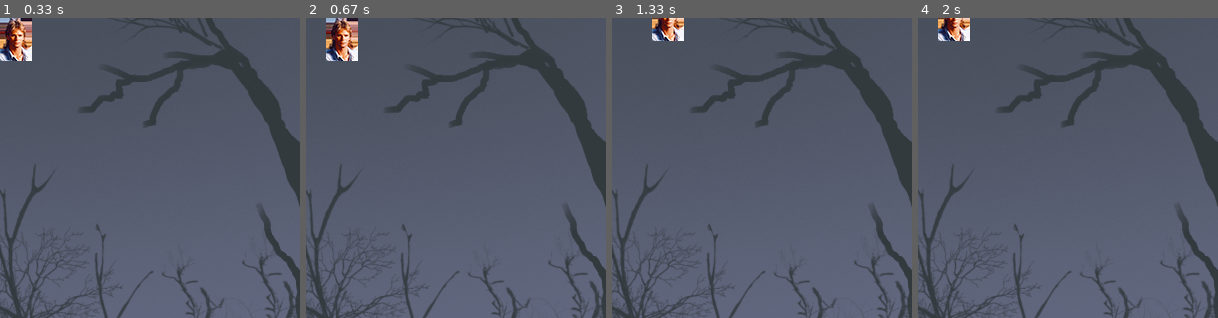
Above: before the commit, frames 1-4 (left to right).
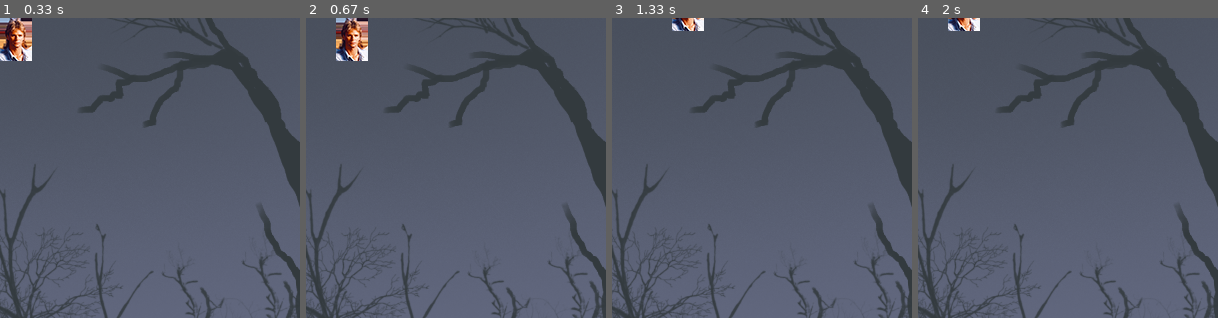
Above: after the commit, the same moments.

Repository: jonathanreveille/project3_OC
Game: pygame game, started from pygamemain.py
The game is run twice, just before and just after one commit, with the same random seed, the same clock (stepped at 60 frames per second) and the same inputs.
Inputs:
- Up to frame 1 (0.33 s): no input
- Up to frame 2 (0.67 s): hold Right from 0.33 s (still down)
- Up to frame 3 (1.33 s): release Right at 0.8 s; hold Up 0.83-1.13 s; hold Right from 1.17 s (still down)
- Up to frame 4 (2 s): release Right at 1.63 s; hold Left from 1.67 s (still down)

Frame 1 is identical in both runs. In frame 2, 1.9% of the frame differs, in the area x 6-21%, y 0-15%; in frame 3, 1.1%; in frame 4, 0.9%.

Commit message:
added new method to reach files in images and levels Constants. Implemented __Path__.resolve().parent.parent

Diff:
--- a/config/settings.py
+++ b/config/settings.py
@@ -4,6 +4,9 @@
 
 import os
 from pathlib import Path
+
+BASE_DIR = Path(__file__).resolve().parent.parent
+MAZE_LVL1= str(BASE_DIR/'macgyver'/'levels'/'maze1.txt')
 
 # Explanation of the characters used to describe the maze from levels/
 START_CHAR = 'S'
@@ -16,14 +19,23 @@
 HEIGHT = 300
 #chercher une image de mur en 40 pixel ou 50 pixel = donc 750 pixel en tout
 
+#Load images for game
+BACKGROUND = str(BASE_DIR/'macgyver'/'image'/'background.png')
+HERO = str(BASE_DIR/'macgyver'/'image'/'hero.png')
+NEEDLE = str(BASE_DIR/'macgyver'/'image'/'needle.png')
+TUBE = str(BASE_DIR/'macgyver'/'image'/'tube.png')
+ETHER = str(BASE_DIR/'macgyver'/'image'/'ether.png')
 
-#Load images for game
-BACKGROUND = os.path.join('image', 'background.png')
-HERO = os.path.join('image', 'macgyver.png')
-NEEDLE = os.path.join('image', '')
+#os.path.join method
+#BACKGROUND = os.path.join('image', 'background.png')
+#HERO = os.path.join('image', 'macgyver.png')
+#NEEDLE = os.path.join('image', 'needle.png')
+#TUBE = os.path.join('image','tube.png')
+#ETHER = os.path.join('image','ether.png')
+
 
 #Frame per second
-VELOCITY = 20
+VELOCITY = 30
 
 
 #BASE_DIR = Path(__file__).resolve().parent #Path(__file__) gives us the path
